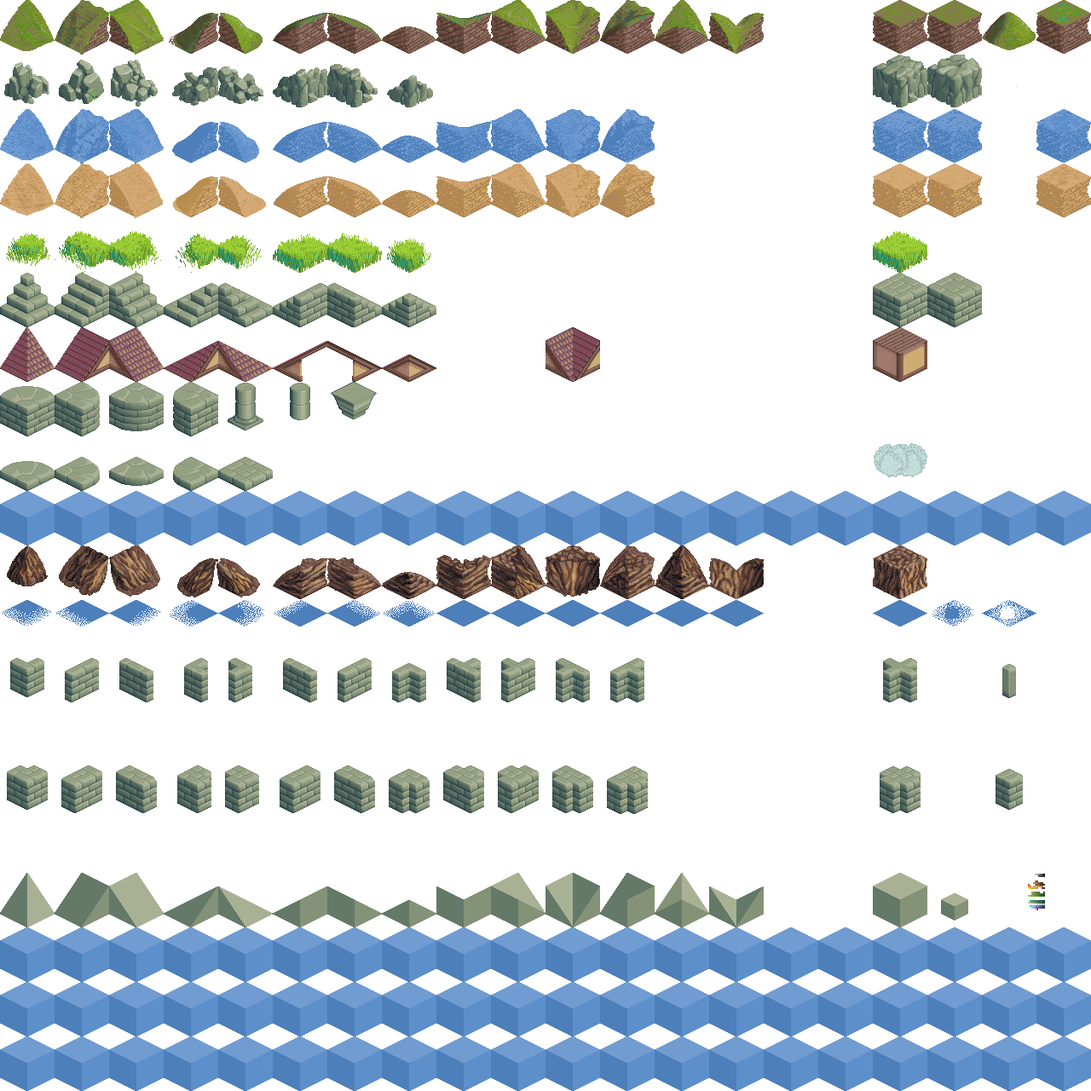
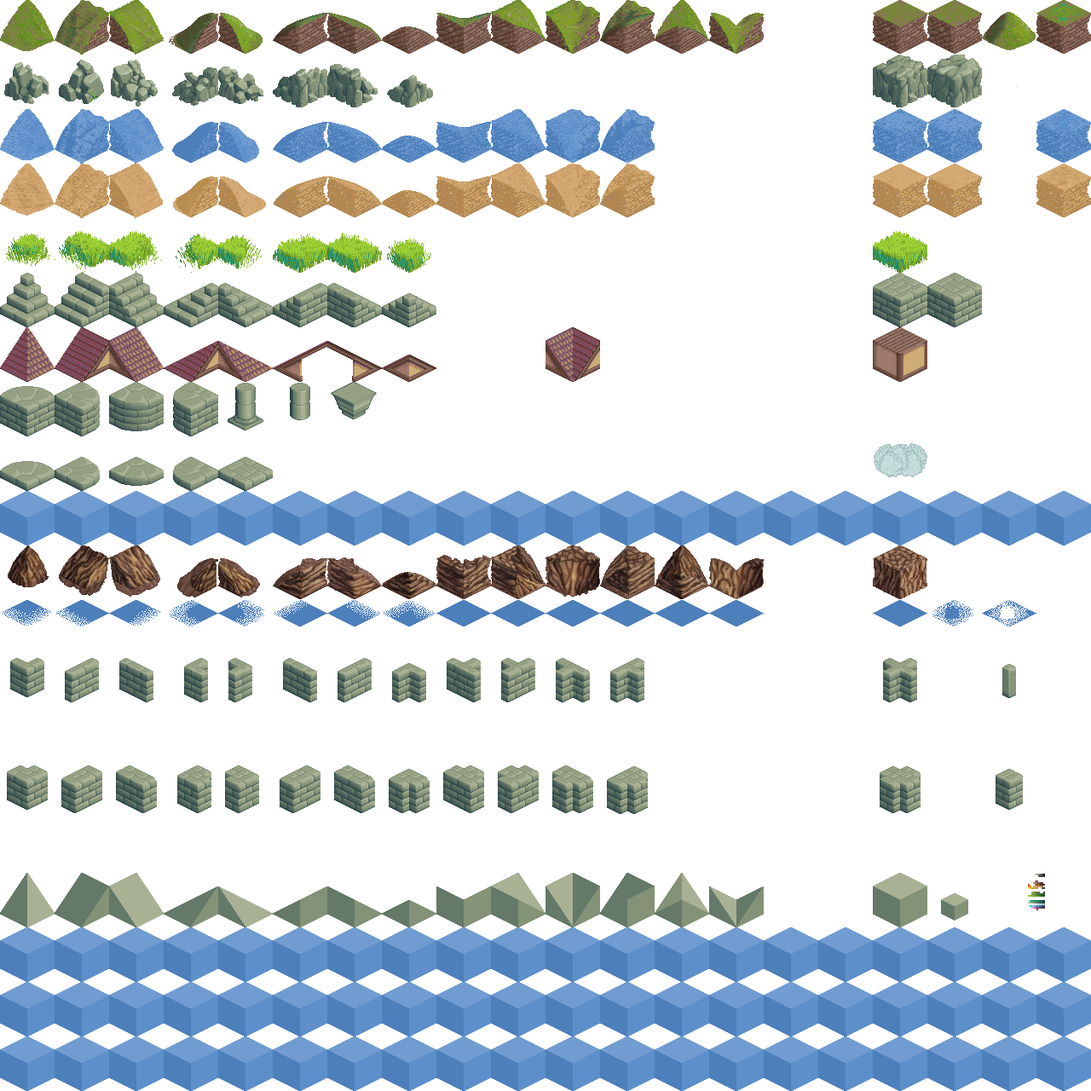
Layers edited between the first and the second 1091 x 1091 image:
renamed "Layer 4" to "Layer 2", painted on it over [6,544,927,600]
